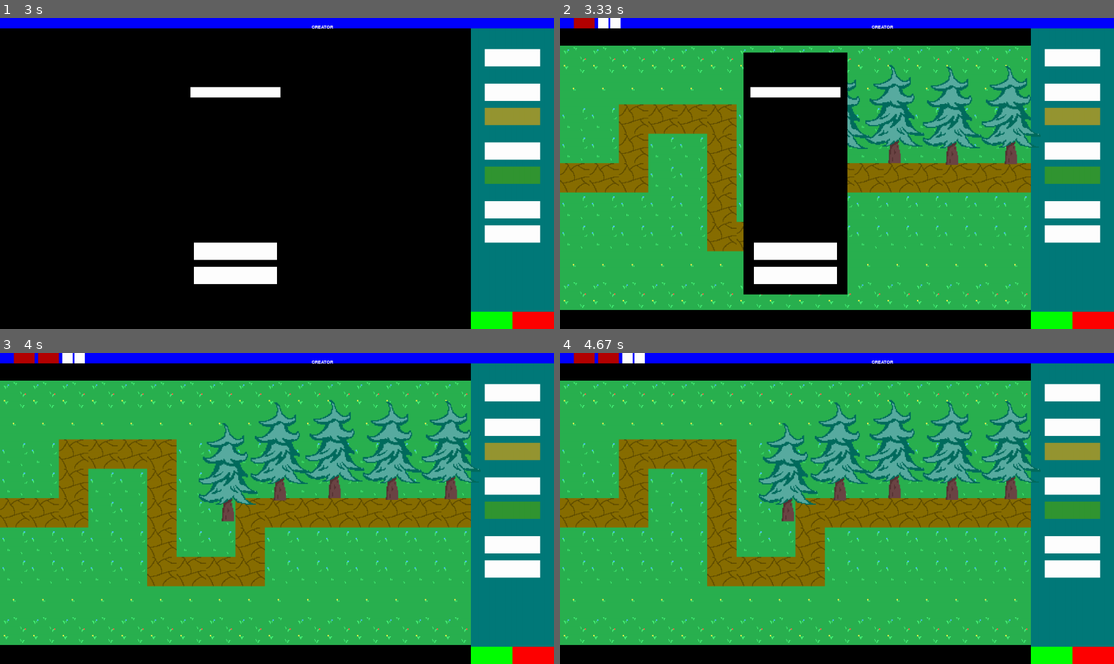
Above: before the commit, frames 1-4 (two rows, left to right).
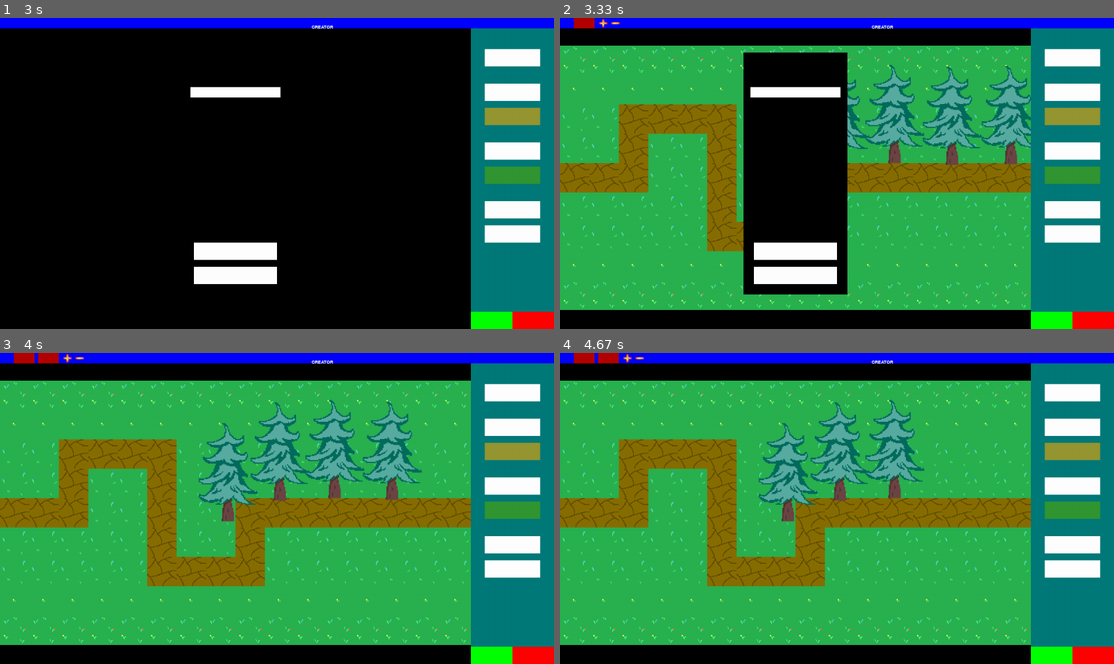
Above: after the commit, the same moments.

Repository: Markuss2b/td
Game: pygame game, started from main.py
The game is run twice, just before and just after one commit, with the same random seed, the same clock (stepped at 60 frames per second) and the same inputs.
Inputs (mouse positions are in pixels of both pictures, inside the frame that each line leads up to):
- Up to frame 1 (3 s): click (33, 95) at 0.38 s; tap Enter at 0.67 s; click (509, 58) at 2.05 s; click (132, 58) at 2.38 s; click (509, 58) at 2.72 s
- Up to frame 2 (3.33 s): click (792, 92) at 3.05 s
- Up to frame 3 (4 s): hold Left 3.33-3.87 s; click (44, 359) at 3.95 s
- Up to frame 4 (4.67 s): hold Left 4.23-4.63 s

Frame 1 is identical in both runs. In frame 2, 0.2% of the frame differs, in the area x 6-87%, y 0-42%; in frame 3, 1.7%; in frame 4, 3.2%, in the area x 11-87%, y 0-48%.

Commit message:
Added add path, remove path images, fixed obstacle drawing outside of map, made a function for drawing images

Diff:
--- a/model/map/map.py
+++ b/model/map/map.py
@@ -16,6 +16,7 @@
         self.visual_map = Visual_map(x, y)
         self.tower_availability_map = Tower_availability(x, y)
         self.obstacles = []
+        self.removed_obstacles = []
 
 
     def get_map_name(self):
@@ -73,11 +74,19 @@
     def get_obstacles(self):
         return self.obstacles
 
+    def get_removed_obstacles(self):
+        return self.removed_obstacles
+
     def add_obstacle(self, name, left, top, width, height):
         self.obstacles.append(Obstacle(name, left, top, width, height))
 
     def remove_obstacle(self):
+        self.removed_obstacles.append(self.obstacles[-1])
         self.obstacles.remove(self.obstacles[-1])
+
+    def return_removed_obstacle(self):
+        self.obstacles.append(self.removed_obstacles[-1])
+        self.removed_obstacles.remove(self.removed_obstacles[-1])
 
 
     def save_map(self):
--- a/td_map_creator.py
+++ b/td_map_creator.py
@@ -9,6 +9,7 @@
 # TODO: Obstacles
 # TODO: Naming new map should be visible
 # TODO: Buttons should have names
+# TODO: Draw X, when adding step fails
 # Tile size 16 x 9
 class MapCreator:
 
@@ -77,6 +78,31 @@
 
             main_map_rect = pygame.Rect(0, 80, 1360, 765)
             pygame.draw.rect(self.screen, (0, 0, 0), main_map_rect)
+
+            top_border = pygame.Rect(0, 0, 1600, 30)
+            pygame.draw.rect(self.screen, (0, 0, 255), top_border)
+
+            # Draws first so the obstacles do not get drawn outside the map
+            seq_rec = []
+            if self.map_selected != None:
+                # Draws sequence blocks(=Amount of Paths) at the top
+                for i in range(len(self.map_selected.get_all_paths())):
+                    seq = pygame.Rect(40 + i * 70, 0, 60, 30)
+                    pygame.draw.rect(self.screen, (180, 0, 0), seq)
+                    seq_rec.append(seq)
+
+                # Buttons for adding and removing paths
+                add_path_button = pygame.Rect(40 + len(self.map_selected.get_all_paths()) * 70, 0, 30, 30)
+                remove_path_button = pygame.Rect(40 + len(self.map_selected.get_all_paths()) * 70 + 30 + 5, 0, 30, 30)
+
+                self.draw_img_on_rect("images/Assets/Plus.png", add_path_button.left, add_path_button.top, add_path_button.width, add_path_button.height)
+                self.draw_img_on_rect("images/Assets/Minus.png", remove_path_button.left, remove_path_button.top, remove_path_button.width, remove_path_button.height)
+
+            # Stops Map Creator crashing when map is no selected
+            if self.map_selected != None:
+                self.draw_tile_img()
+
+                self.handle_path_buttons(add_path_button, remove_path_button, seq_rec)
 
 
             # Creating the tile map 16x9 (144 buttons)
@@ -89,22 +115,11 @@
                     tile_map[y].append(tile_rect)
 
 
-            top_border = pygame.Rect(0, 0, 1600, 30)
-            pygame.draw.rect(self.screen, (0, 0, 255), top_border)
-
-            seq_rec = []
-            if self.map_selected != None:
-                # Draws sequence blocks(=Amount of Paths) at the top
-                for i in range(len(self.map_selected.get_all_paths())):
-                    seq = pygame.Rect(40 + i * 70, 0, 60, 30)
-                    pygame.draw.rect(self.screen, (180, 0, 0), seq)
-                    seq_rec.append(seq)
-
-                # Buttons for adding and removing paths
-                add_path_button = pygame.Rect(40 + len(self.map_selected.get_all_paths()) * 70, 0, 30, 30)
-                remove_path_button = pygame.Rect(40 + len(self.map_selected.get_all_paths()) * 70 + 30 + 5, 0, 30, 30)
-                pygame.draw.rect(self.screen, (255, 255, 255), add_path_button)
-                pygame.draw.rect(self.screen, (255, 255, 255), remove_path_button)
+            # Stops from obstacles being drawn outside of map
+            map_top_border = pygame.Rect(0, 30, 1360, 50)
+            map_bot_border = pygame.Rect(0, 845, 1360, 55)
+            pygame.draw.rect(self.screen, (0, 0, 0), map_top_border)
+            pygame.draw.rect(self.screen, (0, 0, 0), map_bot_border)
 
             map_creator_ui = pygame.Rect(1360, 30, 240, 870)
             pygame.draw.rect(self.screen, (0, 122, 122), map_creator_ui)
@@ -131,12 +146,6 @@
             see_sequence = pygame.Rect(1400, 600, 160, 50)
             pygame.draw.rect(self.screen, (255, 255, 255), see_tower_avail)
             pygame.draw.rect(self.screen, (255, 255, 255), see_sequence)
-
-            # Stops Map Creator crashing when map is no selected
-            if self.map_selected != None:
-                self.draw_tile_img()
-
-                self.handle_path_buttons(add_path_button, remove_path_button, seq_rec)
 
             # For now, have to manually add if i add any buttons
             self.handle_buttons(select_map, save_button, exit_button, see_tiles, see_tower_avail, see_sequence, tile_map, open_tile_menu_button, open_obstacle_menu, see_obstacles)
@@ -164,6 +173,16 @@
                             self.new_map_name = self.new_map_name[:-1]
                         else:
                             self.new_map_name += event.unicode
+
+                    # For Removing or Returning Obstacles
+                    if self.map_selected != None:
+                        if len(self.map_selected.get_obstacles()) > 0:
+                            if event.key == pygame.K_LEFT:
+                                self.map_selected.remove_obstacle()
+
+                        if len(self.map_selected.get_removed_obstacles()) > 0:
+                            if event.key == pygame.K_RIGHT:
+                                self.map_selected.return_removed_obstacle()
 
 
                 if event.type == pygame.MOUSEBUTTONDOWN:
@@ -350,12 +369,10 @@
 
         for key in self.all_tile_types.keys():
             for tile_type in self.all_tile_types.get(key):
+                tile_type_rect = pygame.Rect(base_x, base_y, self.tile_size, self.tile_size)
+
                 # Draws the tile type images
-                tile_img = pygame.image.load(f'images/Tiles/{key}/{tile_type}')
-                tile_img = pygame.transform.scale(tile_img, (self.tile_size, self.tile_size))
-                self.screen.blit(tile_img, (base_x, base_y))
-
-                tile_type_rect = pygame.Rect(base_x, base_y, self.tile_size, self.tile_size)
+                self.draw_img_on_rect(f'images/Tiles/{key}/{tile_type}', base_x, base_y, self.tile_size, self.tile_size)
 
                 # Example = [[Rect, Type], [Rect, Type]]
                 all_tile_type_rect.append([tile_type_rect, tile_type])
@@ -386,12 +403,10 @@
                 base_y += (i+1) / 5 * self.tile_size + 20
 
             obstacle_name = self.all_obstacles[i]
+
+            obstacle_rect = pygame.Rect(base_x, base_y, self.tile_size, self.tile_size)
             # Draws the obstacle images
-            obstacle_img = pygame.image.load(f'images/Obstacles/{obstacle_name}')
-            obstacle_img = pygame.transform.scale(obstacle_img, (self.tile_size, self.tile_size))
-            self.screen.blit(obstacle_img, (base_x, base_y))
-
-            obstacle_rect = pygame.Rect(base_x, base_y, self.tile_size, self.tile_size)
+            self.draw_img_on_rect(f'images/Obstacles/{obstacle_name}', base_x, base_y, self.tile_size, self.tile_size)
 
             all_obstacle_rect.append([obstacle_rect, obstacle_name])
 
@@ -413,9 +428,7 @@
 
             # Adds a border on the selected Tile
             if menu_type == "Obstacles" and something_rect[1] == self.selected_obstacle or menu_type == "Tiles" and something_rect[1] == self.selected_visual_tile_type:
-                selected_img = pygame.image.load(f'images/Assets/select.png')
-                selected_img = pygame.transform.scale(selected_img, (self.tile_size, self.tile_size))
-                self.screen.blit(selected_img, (something_rect[0].x, something_rect[0].y))
+                self.draw_img_on_rect(f'images/Assets/select.png', something_rect[0].x, something_rect[0].y, self.tile_size, self.tile_size)
 
             self.click_outside_menu(something_menu)
 
@@ -494,16 +507,12 @@
                 if tile != None:
                     folder_name = tile.split("_")[1]
 
-                    tile_img = pygame.image.load(f'images/Tiles/{folder_name}/{tile}')
-                    tile_img = pygame.transform.scale(tile_img, (85, 85))
-                    self.screen.blit(tile_img, (tile_x, tile_y))
+                    self.draw_img_on_rect(f'images/Tiles/{folder_name}/{tile}', tile_x, tile_y, self.tile_size, self.tile_size)
 
 
         obstacles = self.map_selected.get_obstacles()
         for obstacle in obstacles:
-            obstacle_img = pygame.image.load(f'images/Obstacles/{obstacle.get_name()}')
-            obstacle_img = pygame.transform.scale(obstacle_img, (obstacle.get_width(), obstacle.get_height()) )
-            self.screen.blit(obstacle_img, (obstacle.get_left(), obstacle.get_top()))
+            self.draw_img_on_rect(f'images/Obstacles/{obstacle.get_name()}', obstacle.get_left(), obstacle.get_top(), obstacle.get_width(), obstacle.get_height())
 
 
         if self.selected_view_mode == "Tower":
@@ -518,9 +527,7 @@
 
                     # ADD X
                     if tile_avail == "X":
-                        x_img = pygame.image.load("images/Assets/X.png")
-                        x_img = pygame.transform.scale(x_img, (85, 85))
-                        self.screen.blit(x_img, (tile_x, tile_y))
+                        self.draw_img_on_rect("images/Assets/X.png", tile_x, tile_y, self.tile_size, self.tile_size)
 
 
         elif self.selected_view_mode == "Sequence":
@@ -532,9 +539,14 @@
                     tile_x, tile_y = self.get_rect_param(x, y)
                     tile_num = path_2d[y][x]
 
-                    num_img = pygame.image.load(f'images/Numbers/{tile_num}.png')
-                    num_img = pygame.transform.scale(num_img, (85, 85))
-                    self.screen.blit(num_img, (tile_x, tile_y))
+                    self.draw_img_on_rect(f'images/Numbers/{tile_num}.png', tile_x, tile_y, self.tile_size, self.tile_size)
+
 
     def get_obstacles_from_image_folder(self):
         return os.listdir("images/Obstacles")
+
+
+    def draw_img_on_rect(self, path_to_img, left, top, width, height):
+        img = pygame.image.load(path_to_img)
+        img = pygame.transform.scale(img, (width, height))
+        self.screen.blit(img, (left, top))
Binary file removed: images/Obstacles/0.png
Binary file removed: images/Obstacles/1.png
Binary file removed: images/Obstacles/2.png
Binary file removed: images/Obstacles/3.png
Binary file removed: images/Obstacles/4.png
Binary file removed: images/Obstacles/5.png
Binary file removed: images/Obstacles/6.png
Binary file removed: images/Obstacles/7.png
Binary file removed: images/Obstacles/8.png
